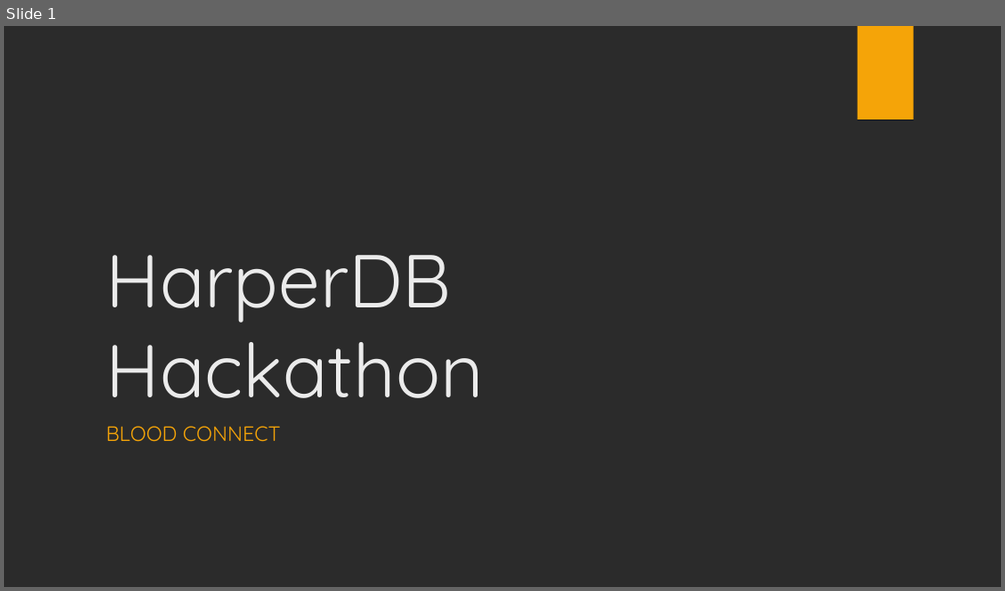
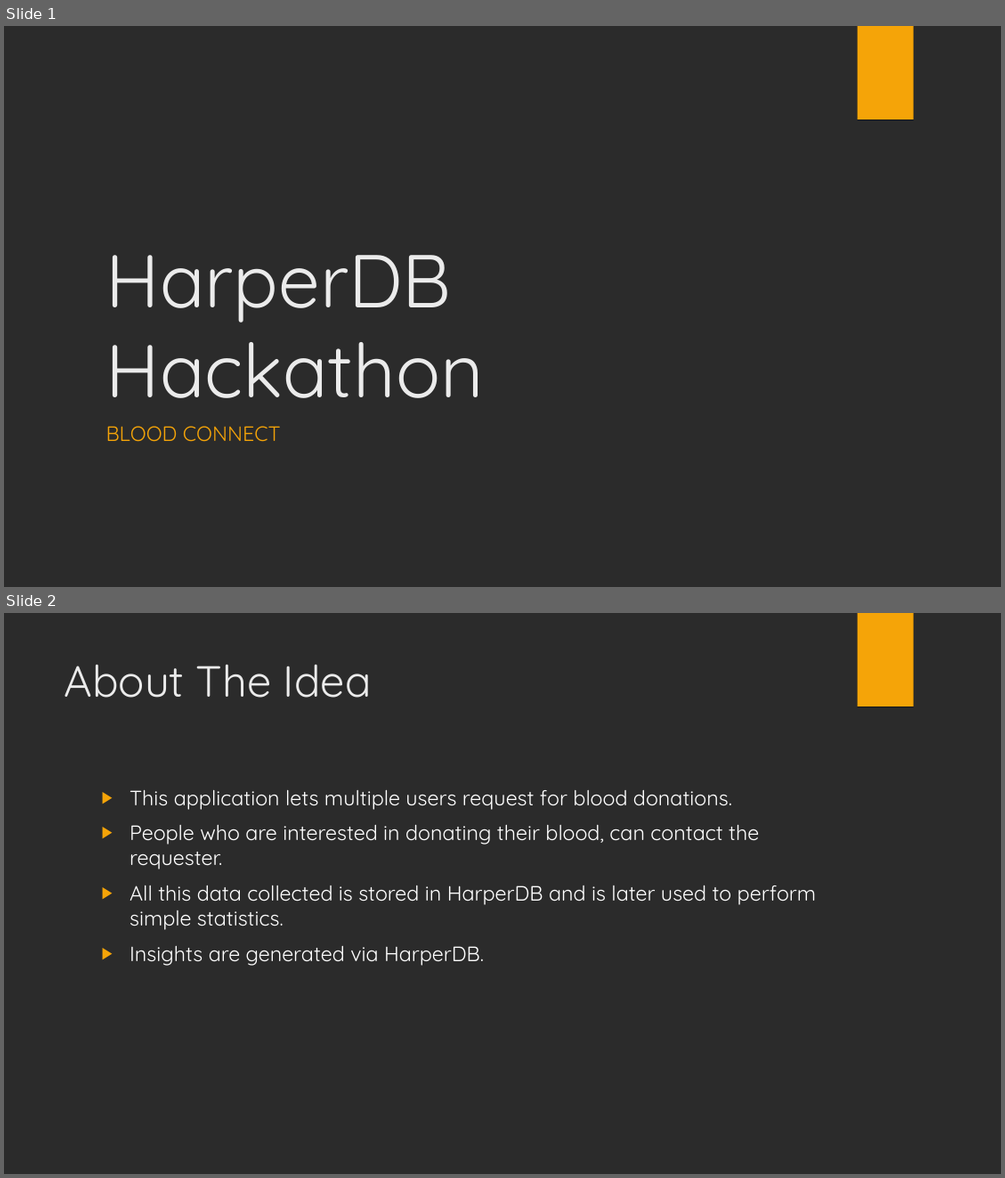
Before and after one commit to Xonshiz/Blood-Connect-HarperDB-Hackathon-2018, a slide deck: HarperDB Hackathon Presentation.ppt. Shown one above the other, each under a label of ours: slide 1 before the commit, slides 1 and 2 after it. The pictures are 1005x591 and 1005x1178 pixels, drawn with LibreOffice and Linux fonts; fonts in the diff are those of the drawing; background and template pictures are left out; a plain dark background stands for a picture behind light text. Boxes give left, top, right and bottom in pixels: in the first picture for what was removed or moved away, otherwise in the second. Text is boxed around its words. In the diff, an @@ line names an element or a change of style, - is before the commit and + after.

```diff
--- a/HarperDB Hackathon Presentation.ppt
+++ b/HarperDB Hackathon Presentation.ppt
@@ slide 2 added at <box>4,613,1001,1174</box>, background picture (left out); not listed: 1 template element that a slide beside it also shows @@
@@ title added at <box>65,665,372,698</box>, 42 pt, text #EBEBEB @@
+About The Idea
@@ text added at <box>129,790,816,965</box>, 20 pt, text #FFFFFF @@
+▶ This application lets multiple users request for blood donations.
+▶ People who are interested in donating their blood, can contact the requester.
+▶ All this data collected is stored in HarperDB and is later used to perform simple statistics.
+▶ Insights are generated via HarperDB.
```
Also in this commit, not shown: 3 other slides added.
